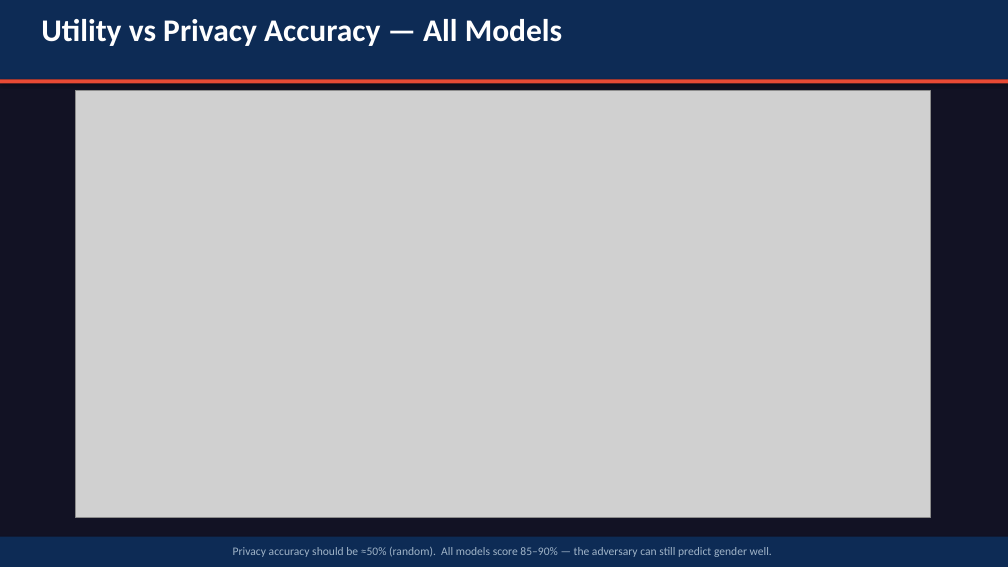
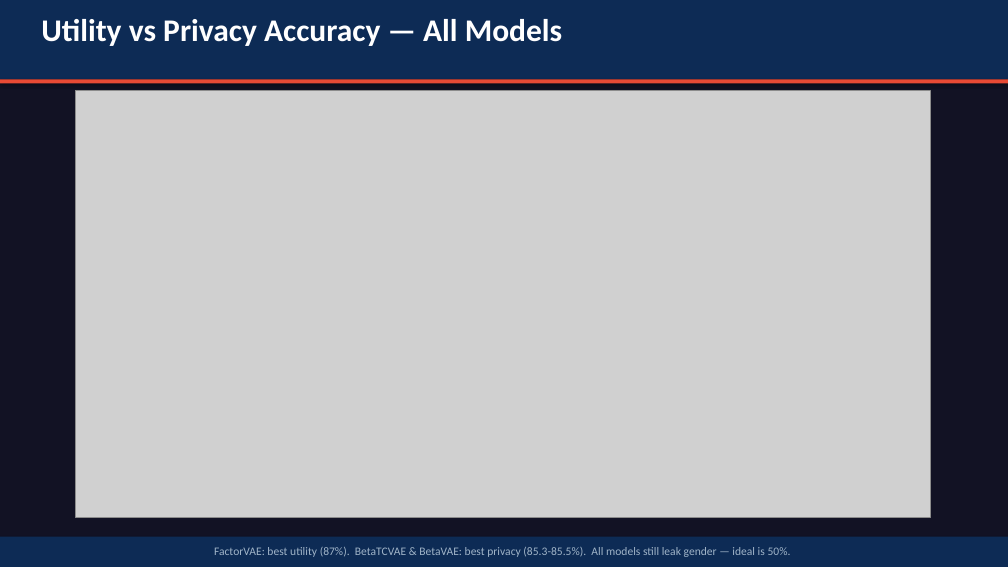
Before and after one commit to mh-mubashir/privacy-preserving-extension, a slide deck: slide 9 of Privacy_Preserving_Edge_Vision_Final.pptx. Drawn at 1008x567 pixels with LibreOffice and Linux fonts; fonts in the diff are those of the drawing; grey boxes stand for pictures. Boxes give left, top, right and bottom in pixels: in the first picture for what was removed or moved away, otherwise in the second. Text is boxed around its words. In the diff, an @@ line names an element or a change of style, - is before the commit and + after.

Commit message:
update presentation with full 10-epoch results for all 5 models
Replace incomplete 3-epoch results with final evaluated numbers:
- FactorVAE: 87.0% utility (best), 88.7% privacy
- BetaTCVAE: 84.6% utility, 85.3% privacy (best privacy, tied BetaVAE)
- Add F1 score column to results table

Add information bottleneck ablation slide showing latent_dim 256/32/64
trade-off — first experiment to measurably reduce privacy accuracy.

Update challenges slide to reflect correct findings (FactorVAE did not
collapse with full training; bottleneck trade-off is now the key result).

```diff
--- a/Privacy_Preserving_Edge_Vision_Final.pptx
+++ b/Privacy_Preserving_Edge_Vision_Final.pptx
@@ text at (x1=214, y1=547, x2=791, y2=557): text changed @@
-Privacy accuracy should be ≈50% (random). All models score 85–90% — the adversary can still predict gender well.
+FactorVAE: best utility (87%). BetaTCVAE & BetaVAE: best privacy (85.3-85.5%). All models still leak gender — ideal is 50%.
```
Also in this commit, not shown: 3 other slides changed, 1 slide added, 2 other files.
